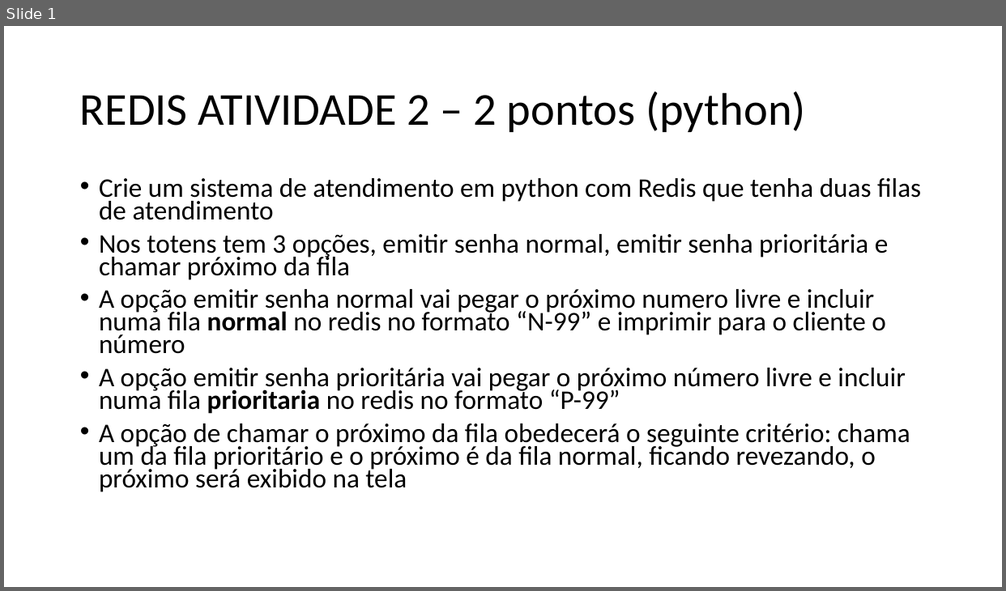
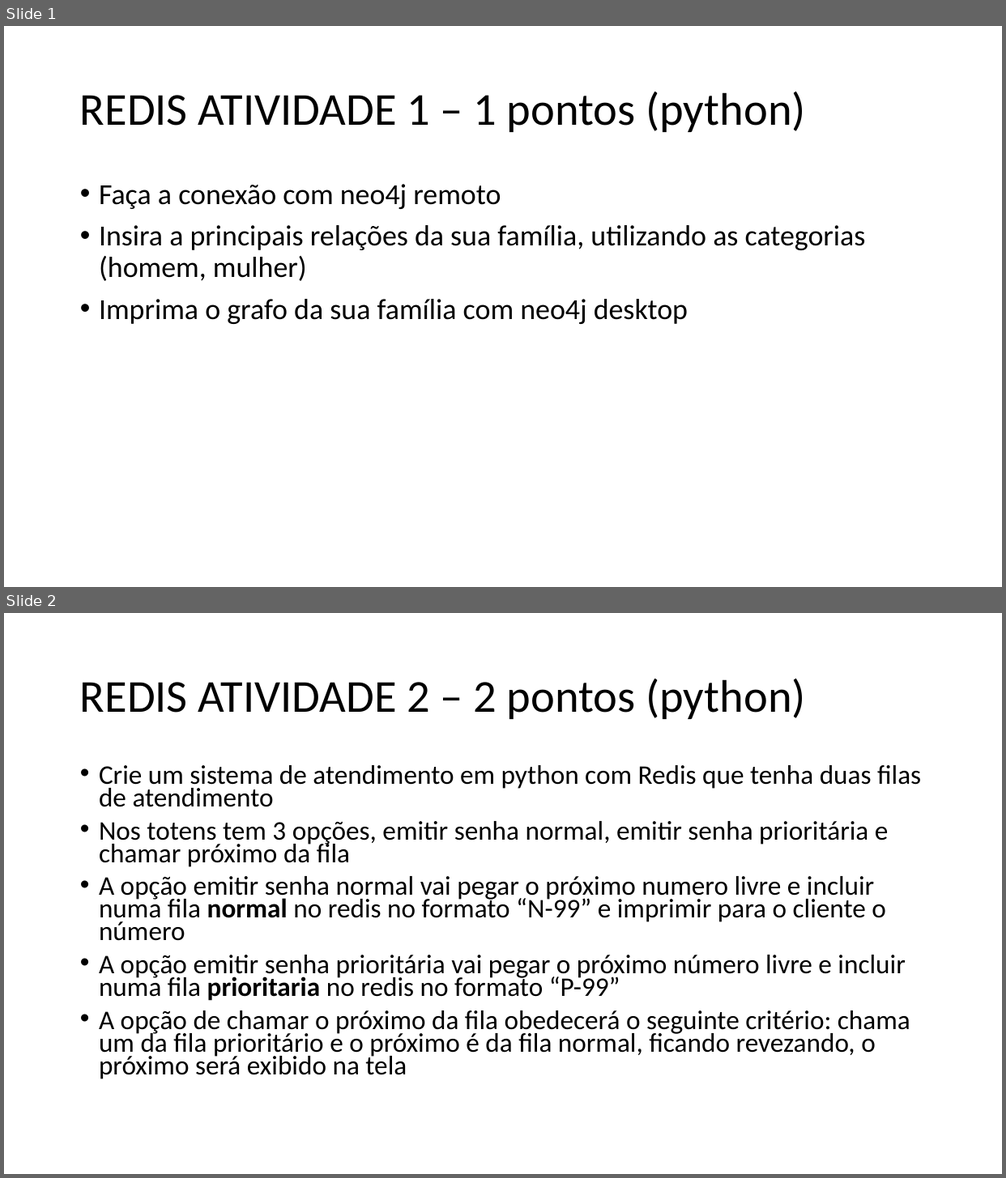
Before and after one commit to antoniomralmeida/nosql, a slide deck: ATIVIDADES.pptx. Shown one above the other, each under a label of ours: slide 1 before the commit, slides 1 and 2 after it. The pictures are 1006x591 and 1006x1178 pixels, drawn with LibreOffice and Linux fonts; fonts in the diff are those of the drawing. Boxes give left, top, right and bottom in pixels: in the first picture for what was removed or moved away, otherwise in the second. Text is boxed around its words. In the diff, an @@ line names an element or a change of style, - is before the commit and + after.

```diff
--- a/ATIVIDADES.pptx
+++ b/ATIVIDADES.pptx
@@ slide 1 added at box(4, 26, 1002, 587), background #FFFFFF @@
@@ title added at box(80, 92, 805, 132), 44 pt, text #000000 @@
+REDIS ATIVIDADE 1 – 1 pontos (python)
@@ text added at box(99, 184, 866, 324), 28 pt, text #000000 @@
+• Faça a conexão com neo4j remoto
+• Insira a principais relações da sua família, utilizando as categorias (homem, mulher)
+• Imprima o grafo da sua família com neo4j desktop
@@ what was slide 1 is now slide 2 @@
```
Also in this commit, not shown: 1 slide changed.
